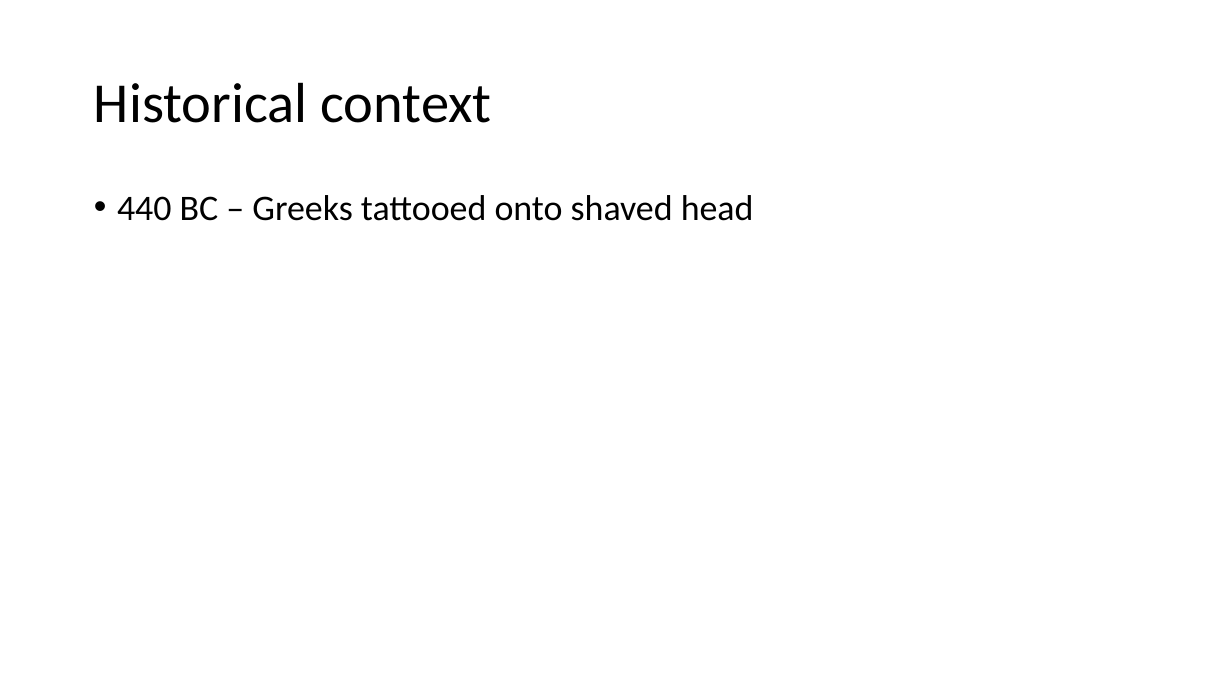
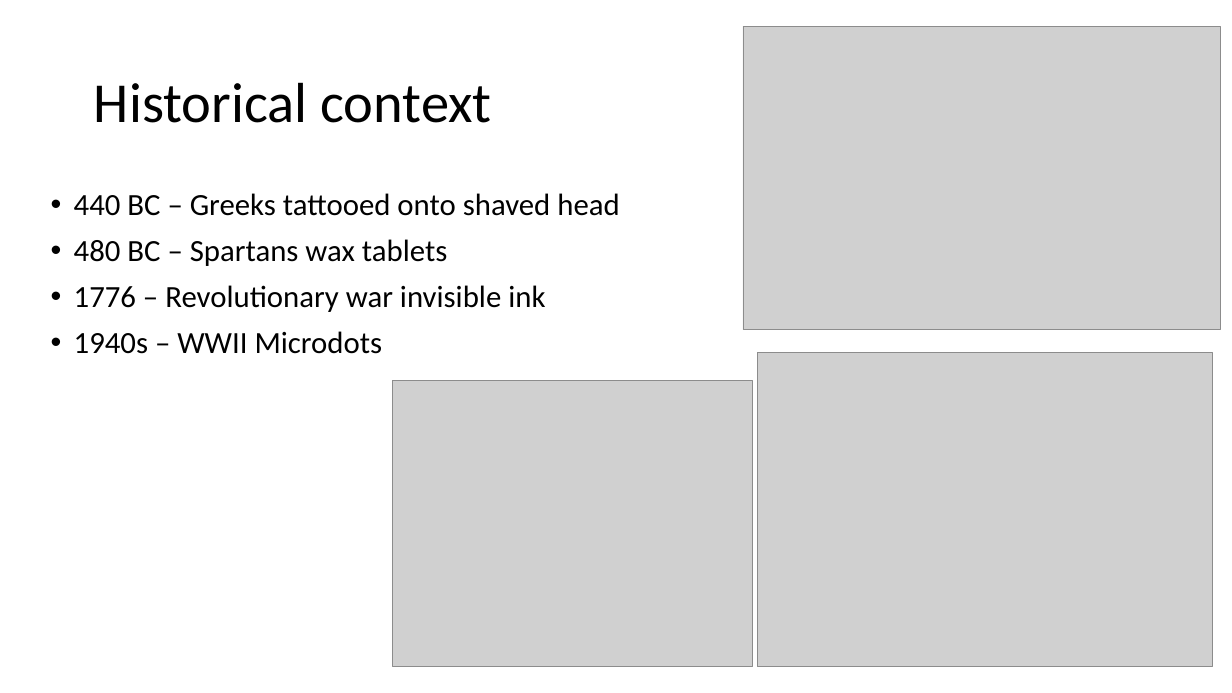
Before and after one commit to crussell2021/SteganographyProject, a slide deck: slide 3 of Documents/Presentation.pptx. Drawn at 1232x693 pixels with LibreOffice and Linux fonts; fonts in the diff are those of the drawing; grey boxes stand for pictures. Boxes give left, top, right and bottom in pixels: in the first picture for what was removed or moved away, otherwise in the second. Text is boxed around its words. In the diff, an @@ line names an element or a change of style, - is before the commit and + after.

Commit message:
added historical context

```diff
--- a/Documents/Presentation.pptx
+++ b/Documents/Presentation.pptx
@@ picture added at (743, 26, 1220, 330) @@
@@ text "440 BC – Greeks tattooed ...": place and size @@
-text "440 BC – Greeks tattooed ..." at (117, 195, 754, 221)
+text "440 BC – Greeks tattooed ..." at (74, 193, 619, 354)
@@ text at (74, 193, 619, 216): size 28 to 24 pt in "440 BC – Greeks tattooed onto shaved ..." @@
@@ text at (74, 239, 545, 354): paragraphs added @@
+• 480 BC – Spartans wax tablets
+• 1776 – Revolutionary war invisible ink
+• 1940s – WWII Microdots
@@ picture added at (758, 353, 1214, 667) @@
@@ picture added at (393, 381, 752, 666) @@
```
Also in this commit, not shown: 1 other slide changed.
